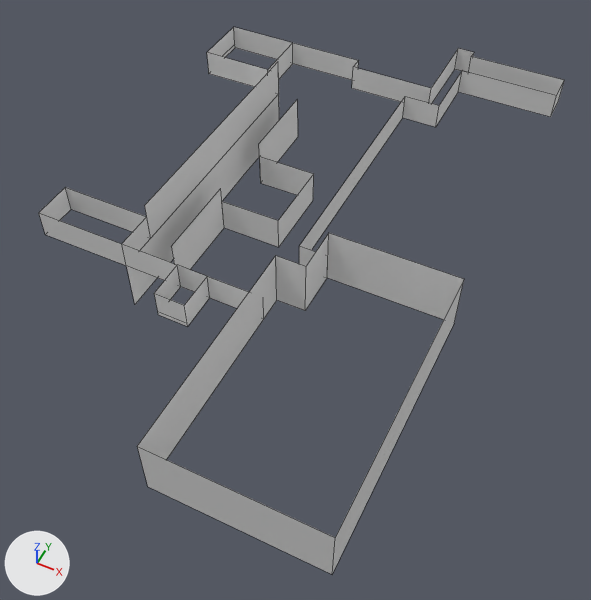
The FBX model Assets/Models/World/Rakenteet/Seina_Alakerta.fbx as it was, and as the next commit left it.
Rendered twice from a camera (50 mm lens) standing at (30.8, -62.1, 58.3) and looking at (5.1, -10.8, -5.9). Lighting does not change. The marker at lower left points along +X, +Y and +Z. Mesh edges are drawn as thin lines. Vertices at the same position are counted once.

In view in the first picture: 'Seinä_alakerta'.
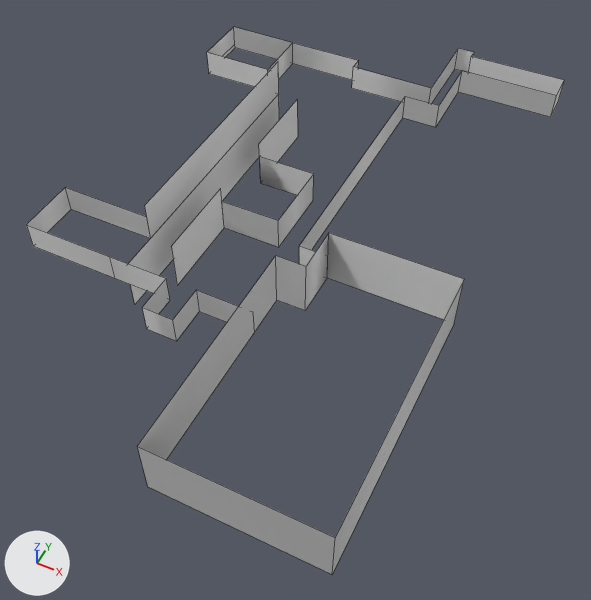
The change, as JSON lines over the scene's bpy script:
```json
{"block": "me_plane_007", "where": "# used by ob_seinä_alakerta; location = (0.0, 0.0, 0.0)"}
{"op": "remove", "block": "me_plane_007", "code": "me_plane_007.from_pydata(...)  # 94 vertices, 43 faces; spans x -19.4..22.0, y -38.5..28.6, z -5.6..6.2"}
{"op": "add", "block": "me_plane_007", "code": "me_plane_007.from_pydata(...)  # 92 vertices, 40 faces; spans x -19.4..22.0, y -38.5..28.6, z -5.6..6.2"}
{"block": "me_plane_007", "change": "me_plane_007 part 1"}
{"block": "me_plane_007", "change": "14 vertices are removed from x -19.4..6.0, y -23.0..-19.0, z 0.2..3.2"}
{"block": "me_plane_007", "change": "10 faces are deleted"}
{"block": "me_plane_007", "change": "1 vertex moves from x -19.4, y -19.0, z 3.2 to x -19.4, y -20.9, z 3.2"}
{"block": "me_plane_007", "change": "7 vertices are added at x -19.4..6.0, y -24.9..-20.9, z 0.2"}
{"block": "me_plane_007", "change": "6 new vertices lie (0.0, 0.0, 3.0) away from vertices in x -9.4..6.0, y -24.9..-20.9, z 0.2"}
{"block": "me_plane_007", "change": "7 new faces join them"}
{"block": "me_plane_007", "change": "me_plane_007 part 2: the surface is now shaded smooth"}
```

Changed parts and their boxes (x1, y1, x2, y2) in the pictures (591 x 600 px; the box of a moved part takes in the faces that stretch with it):
```json
{"object": "Seinä_alakerta", "change": "reshaped", "before": [39, 27, 564, 574], "after": [26, 27, 564, 574]}
{"part": 1, "of": "me_plane_007", "change": "moved or reshaped", "before": [39, 188, 249, 326], "after": [26, 188, 239, 341]}
```
